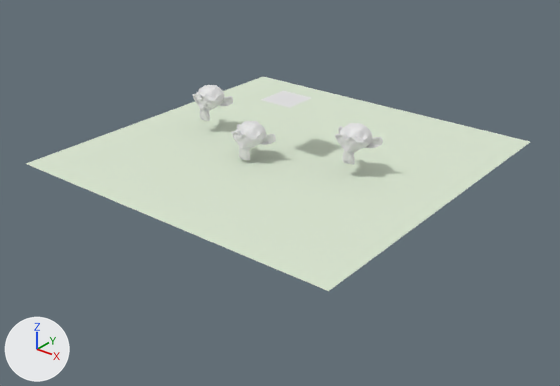
What one commit did to the Blender file resources/models/game.blend.
One viewpoint serves both versions: a 50 mm camera at (24.7, -31.4, 11.8) aimed at (0.5, -1.2, -6.9). Lighting does not change. The marker at lower left points along +X, +Y and +Z.

The first picture shows 'Grid', 'Plane', 'Suzanne', 'Suzanne.001', 'Suzanne.002'.
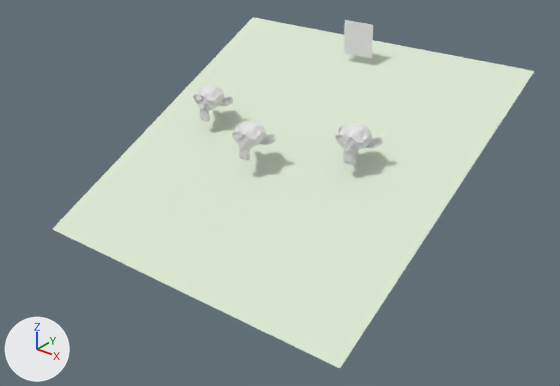
Changed parts and their boxes [x1, y1, x2, y2] in the pictures (560 x 386 px):
'Grid', turned: before [26, 77, 530, 291]; after [53, 17, 534, 368]
'Plane', moved, turned: before [261, 91, 311, 108]; after [344, 20, 373, 59]

What the commit changed:
Object 'Plane' (ob_plane) moves from (0.0, 0.0, -1.87) to (0.0, 6.83, 0.0).
Object 'Plane' (ob_plane) turns from (0, 0, 0) to (90, 0, 0) degrees about x, y and z.
Object 'Grid' (ob_grid) turns from (0, 0, 0) to (26, 0, 0) degrees about x, y and z.
